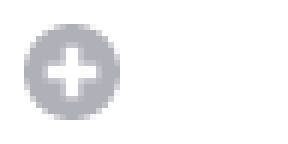
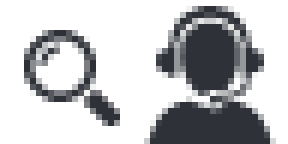
Comparing the layer stacks of the two 288 x 144 images. Changes:
added layer "Camada 13" above "Camada 12" over [24, 30, 120, 126]
added layer "Camada 9" above "Camada 2" over [144, 6, 276, 144]
hid "Camada 2" over [24, 24, 120, 120]
